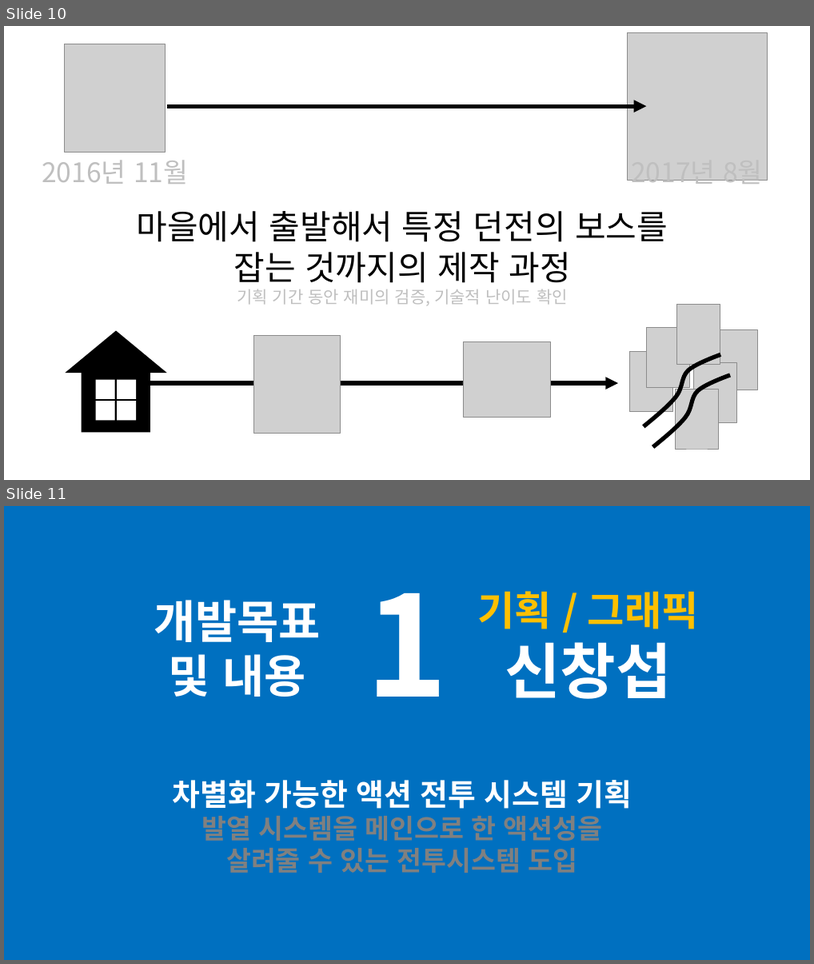
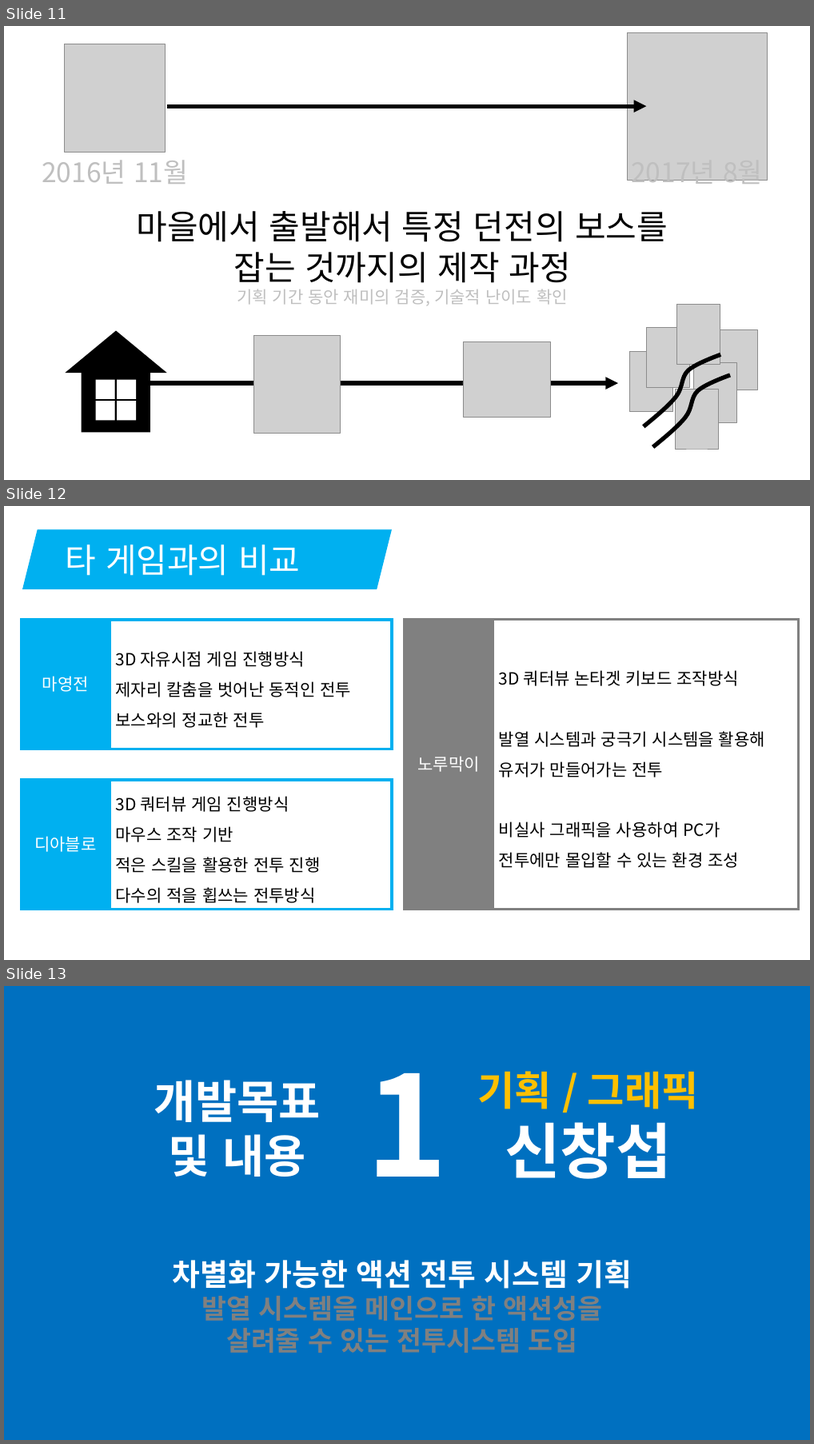
Before and after one commit to korleinster/gamebusdriver, a slide deck: documents/노루막이_김형준_신창섭_홍승필_허지훈.pptx. Shown one above the other, each under a label of ours: slides 10 and 11 before the commit, slides 11, 12 and 13 after it. The pictures are 814x964 and 814x1444 pixels, drawn with LibreOffice and Linux fonts; fonts in the diff are those of the drawing; grey boxes stand for pictures; background and template pictures are left out. Boxes give left, top, right and bottom in pixels: in the first picture for what was removed or moved away, otherwise in the second. Text is boxed around its words. In the diff, an @@ line names an element or a change of style, - is before the commit and + after.

```diff
--- a/documents/노루막이_김형준_신창섭_홍승필_허지훈.pptx
+++ b/documents/노루막이_김형준_신창섭_홍승필_허지훈.pptx
@@ slide 12 added at [4, 506, 810, 960], background #FFFFFF @@
@@ parallelogram added at [22, 529, 392, 589], fill #00B0F0, 40 pt, text #FFFFFF @@
+타 게임과의 비교
@@ rectangle added at [22, 619, 110, 748], fill #00B0F0, outline #00B0F0 3 pt, 20 pt, text #FFFFFF @@
+마영전
@@ rectangle added at [110, 620, 392, 749], outline #00B0F0 3 pt, 20 pt, text #000000 @@
+3D 자유시점 게임 진행방식
+제자리 칼춤을 벗어난 동적인 전투
+보스와의 정교한 전투
@@ rectangle added at [405, 619, 493, 908], fill #808080, outline #808080 3 pt, 20 pt, text #FFFFFF @@
+노루막이
@@ rectangle added at [494, 619, 799, 908], outline #808080 3 pt, 20 pt, text #000000 @@
+3D 쿼터뷰 논타겟 키보드 조작방식
+발열 시스템과 궁극기 시스템을 활용해 유저가 만들어가는 전투
+비실사 그래픽을 사용하여 PC가
+전투에만 몰입할 수 있는 환경 조성
@@ rectangle added at [22, 780, 110, 909], fill #00B0F0, outline #00B0F0 3 pt, 20 pt, text #FFFFFF @@
+디아블로
@@ rectangle added at [110, 780, 392, 909], outline #00B0F0 3 pt, 20 pt, text #000000 @@
+3D 쿼터뷰 게임 진행방식
+마우스 조작 기반
+적은 스킬을 활용한 전투 진행
+다수의 적을 휩쓰는 전투방식
@@ what was slide 10 is now slide 11 @@
@@ what was slide 11 is now slide 13 @@
```
Also in this commit, not shown: 9 slides changed, 1 other slide added.
